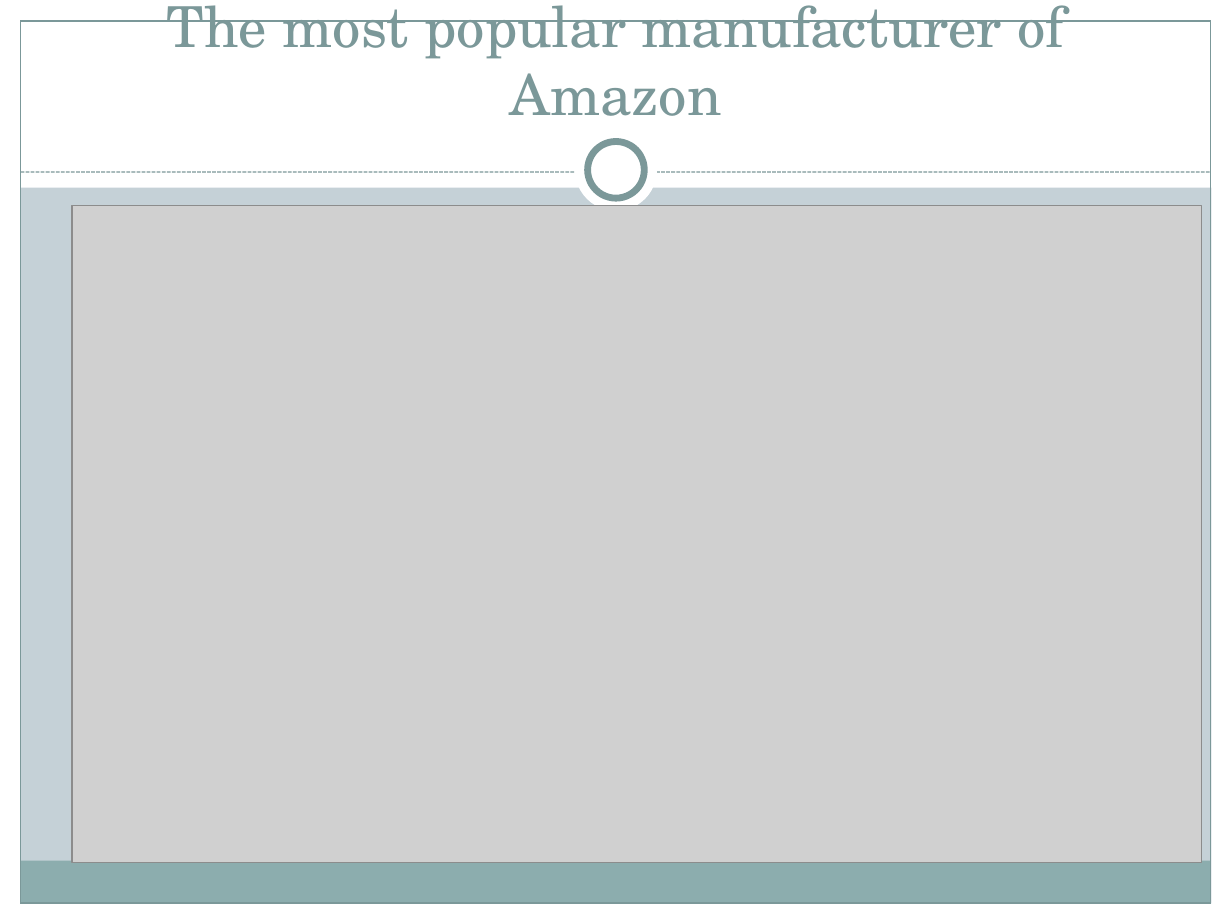
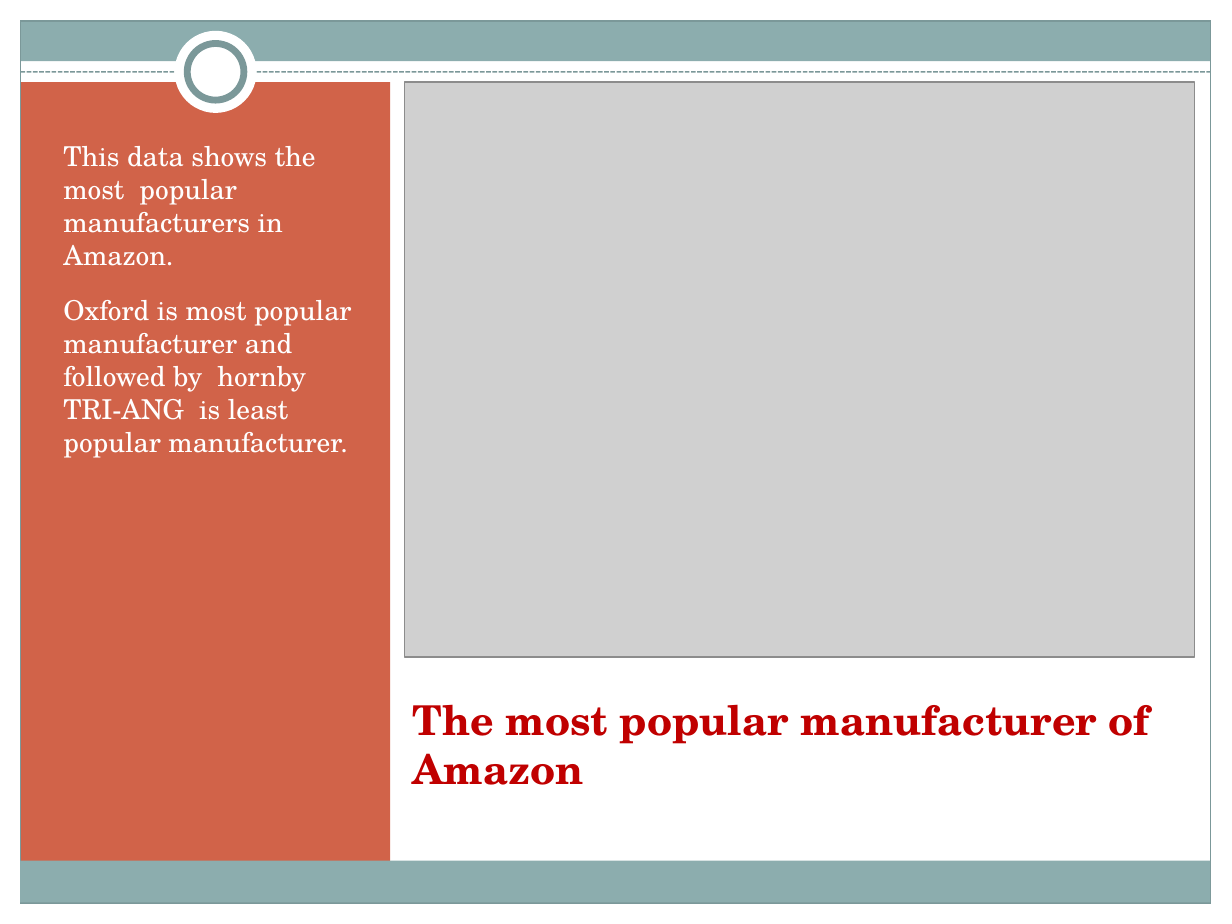
Before and after one commit to AshaSharmaGitHub/CDF-Project, a slide deck: slide 2 of Project-PPT.pptx. Drawn at 1232x924 pixels with LibreOffice and Linux fonts; fonts in the diff are those of the drawing; grey boxes stand for pictures. Boxes give left, top, right and bottom in pixels: in the first picture for what was removed or moved away, otherwise in the second. Text is boxed around its words. In the diff, an @@ line names an element or a change of style, - is before the commit and + after.

```diff
--- a/Project-PPT.pptx
+++ b/Project-PPT.pptx
@@ background #C5D1D7 to #FFFFFF @@
@@ rectangle: place and size @@
-rectangle at [0,0,1232,187]
+rectangle at [0,0,1232,21]
@@ rectangle added at [21,21,1211,62], fill #8CADAE @@
@@ ellipse: place and size @@
-ellipse at [575,129,658,212]
+ellipse at [175,31,257,113]
@@ ellipse: place and size @@
-ellipse at [588,142,644,198]
+ellipse at [187,43,244,100]
@@ line moved from (21, 172) - (1211, 172) to (21, 71) - (1211, 71) @@
@@ line (21, 71) - (1211, 71): stroke #7C999A 0.75 pt dashed to #7C999A 0.9 pt dashed @@
@@ rectangle added at [21,83,391,873], fill #D16349 @@
@@ picture: place and size @@
-picture at [71,206,1201,862]
+picture at [404,83,1195,658]
@@ text added at [63,146,352,458], 16 pt, text #FFFFFF @@
+This data shows the most popular manufacturers in Amazon.
+Oxford is most popular manufacturer and followed by hornby TRI-ANG is least popular manufacturer.
@@ title "The most popular manufacturer of ...": place and size @@
-title "The most popular manufacturer of ..." at [167,5,1064,116]
+title "The most popular manufacturer of ..." at [413,704,1150,785]
@@ title "The most popular manufacturer of ..." at [413,704,1150,785]: size 33 to 24 pt, text colour #7C999A to #C00000, bold on; alignment centre to left; vertical alignment bottom to top @@
```
Also in this commit, not shown: 5 other slides changed, 1 slide added, 1 slide removed.
